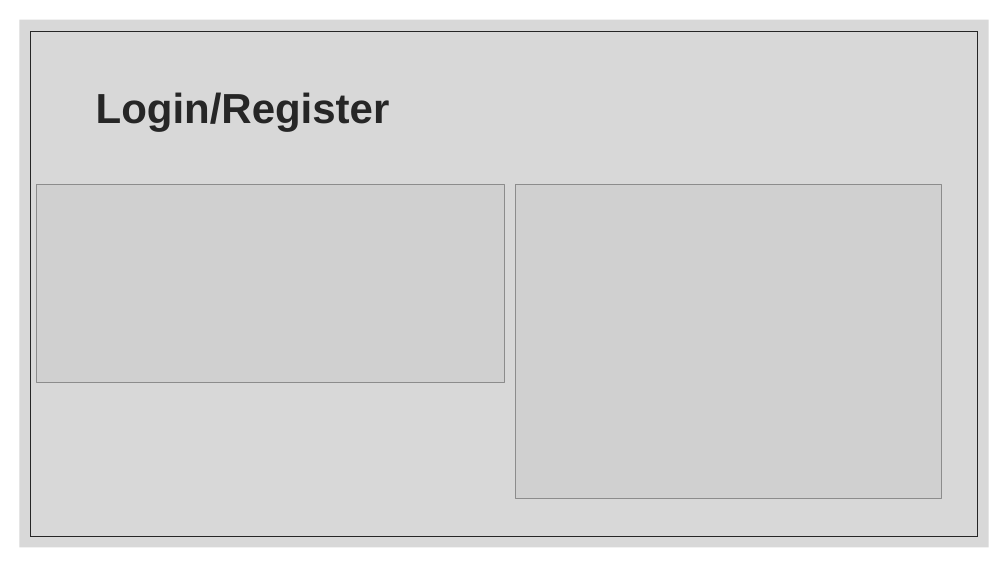
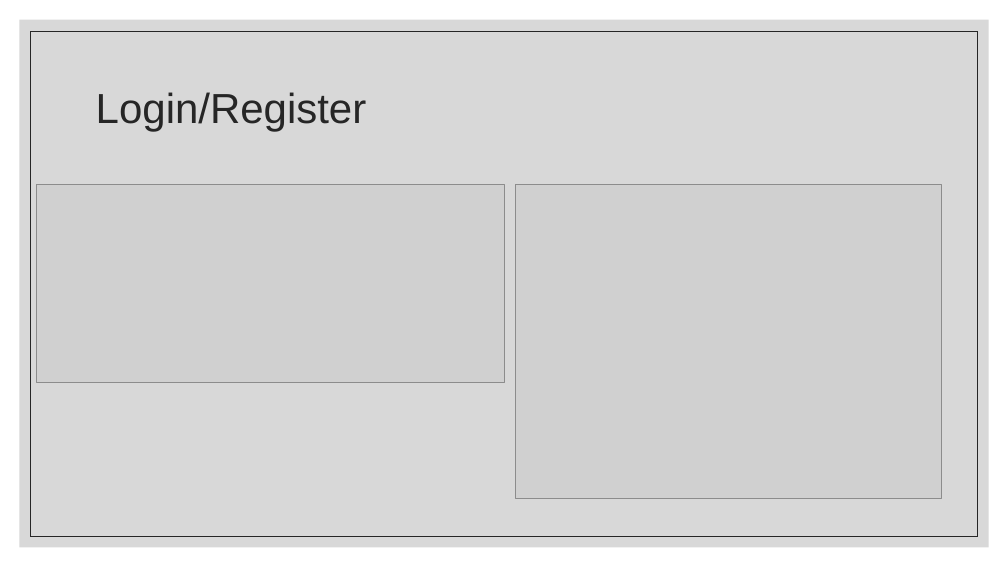
Before and after one commit to Atmaak/rocnikovka, a slide deck: slide 4 of ostatni/prezentace.pptm (slide 3 before the commit). Drawn at 1008x567 pixels with LibreOffice and Linux fonts; fonts in the diff are those of the drawing; grey boxes stand for pictures. Boxes give left, top, right and bottom in pixels: in the first picture for what was removed or moved away, otherwise in the second. Text is boxed around its words. In the diff, an @@ line names an element or a change of style, - is before the commit and + after.

```diff
--- a/ostatni/prezentace.pptm
+++ b/ostatni/prezentace.pptm
@@ title "Login/Register" at (x1=96, y1=92, x2=367, y2=131): bold off @@
```
Also in this commit, not shown: 5 other slides changed, 1 slide added.
